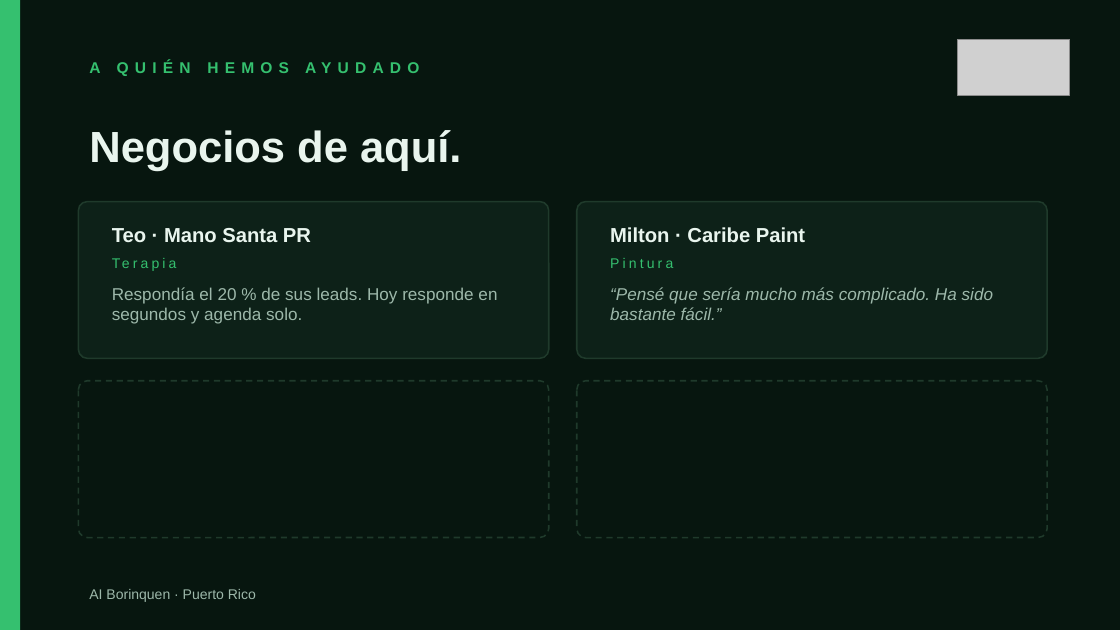
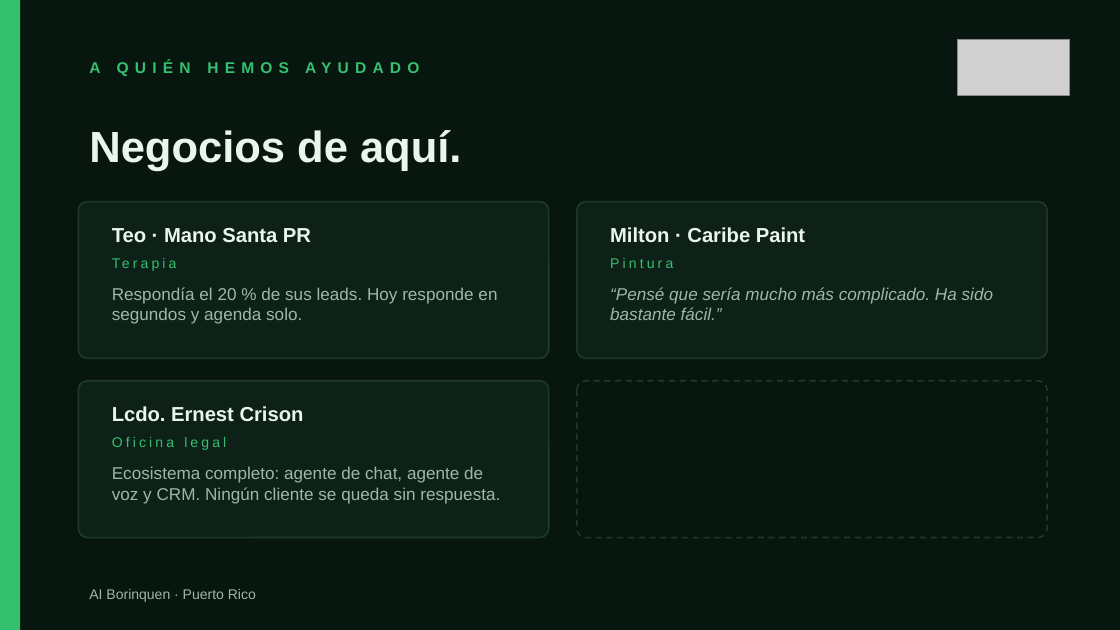
Before and after one commit to elvinayala/content-os, a slide deck: slide 3 of demos/ai-borinquen-deck/ai-borinquen.pptx. Drawn at 1120x630 pixels with LibreOffice and Linux fonts; fonts in the diff are those of the drawing; grey boxes stand for pictures. Boxes give left, top, right and bottom in pixels: in the first picture for what was removed or moved away, otherwise in the second. Text is boxed around its words. In the diff, an @@ line names an element or a change of style, - is before the commit and + after.

Commit message:
Deck AIB: testimonio del Lcdo. Ernest Crison (chat + voz + CRM)

```diff
--- a/demos/ai-borinquen-deck/ai-borinquen.pptx
+++ b/demos/ai-borinquen-deck/ai-borinquen.pptx
@@ rounded rectangle at (x1=78, y1=381, x2=549, y2=538): fill #07160F to #0D2118; outline #1F3A2B 1 pt dashed to #1F3A2B 1 pt @@
@@ text added at (x1=112, y1=406, x2=304, y2=421), 13 pt, text #E9F5EE, bold @@
+Lcdo. Ernest Crison
@@ text added at (x1=112, y1=437, x2=226, y2=450), 9 pt, text #35C06F @@
+Oficina legal
@@ text added at (x1=112, y1=466, x2=500, y2=504), 11 pt, text #9DB8AA @@
+Ecosistema completo: agente de chat, agente de voz y CRM. Ningún cliente se queda sin respuesta.
```
Also in this commit, not shown: 2 other files.
